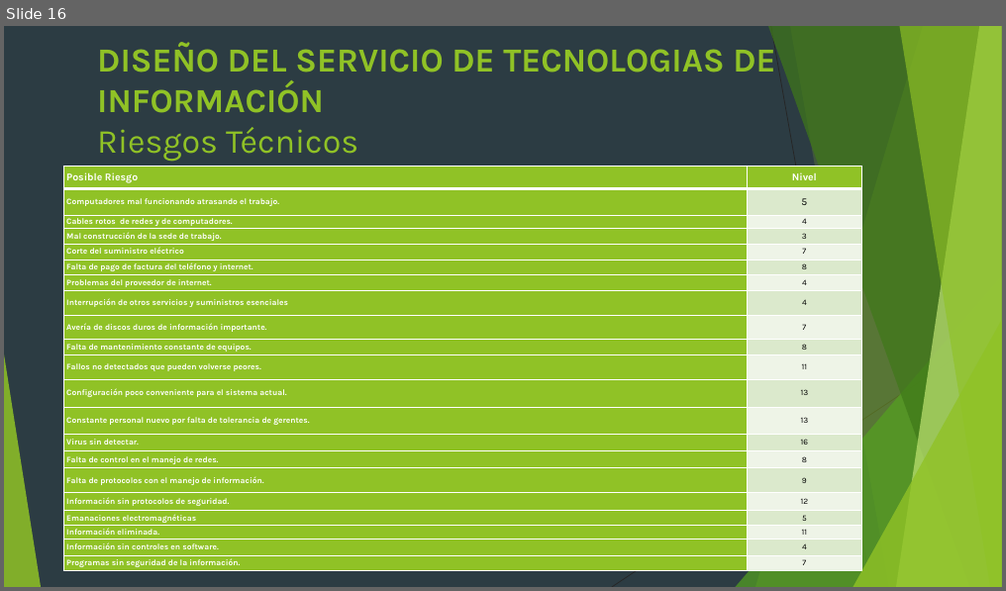
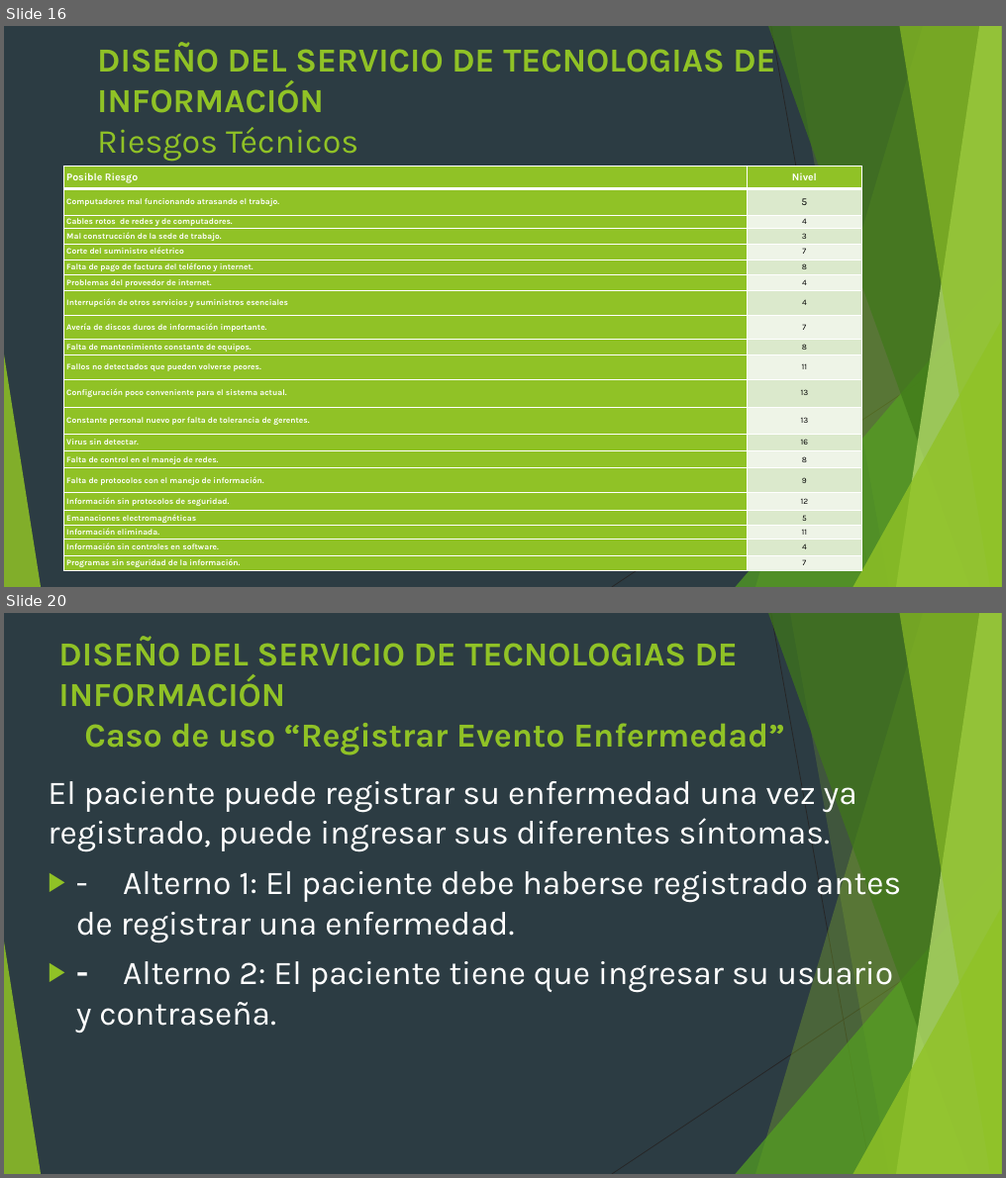
Before and after one commit to Alchaz/GasLmn, a slide deck: presentacion articulo grado.pptx. Shown one above the other, each under a label of ours: slide 16 before the commit, slides 16 and 20 after it; the slides between them are not shown. The pictures are 1006x591 and 1006x1178 pixels, drawn with LibreOffice and Linux fonts; fonts in the diff are those of the drawing. Boxes give left, top, right and bottom in pixels: in the first picture for what was removed or moved away, otherwise in the second. Text is boxed around its words. In the diff, an @@ line names an element or a change of style, - is before the commit and + after.

```diff
--- a/presentacion articulo grado.pptx
+++ b/presentacion articulo grado.pptx
@@ slide 20 added at (x1=4, y1=613, x2=1002, y2=1174), background #2C3C43; not listed: 10 template elements that a slide beside it also shows @@
@@ title added at (x1=58, y1=636, x2=784, y2=755), 32.4 pt, text #90C226, bold @@
+DISEÑO DEL SERVICIO DE TECNOLOGIAS DE INFORMACIÓN
+Caso de uso “Registrar Evento Enfermedad”
@@ text added at (x1=48, y1=781, x2=901, y2=1034), 32 pt, text #FFFFFF @@
+El paciente puede registrar su enfermedad una vez ya registrado, puede ingresar sus diferentes síntomas.
+▶ - Alterno 1: El paciente debe haberse registrado antes de registrar una enfermedad.
+▶ - Alterno 2: El paciente tiene que ingresar su usuario y contraseña.
```
Also in this commit, not shown: 4 slides changed, 10 other slides added, 3 slides removed.
